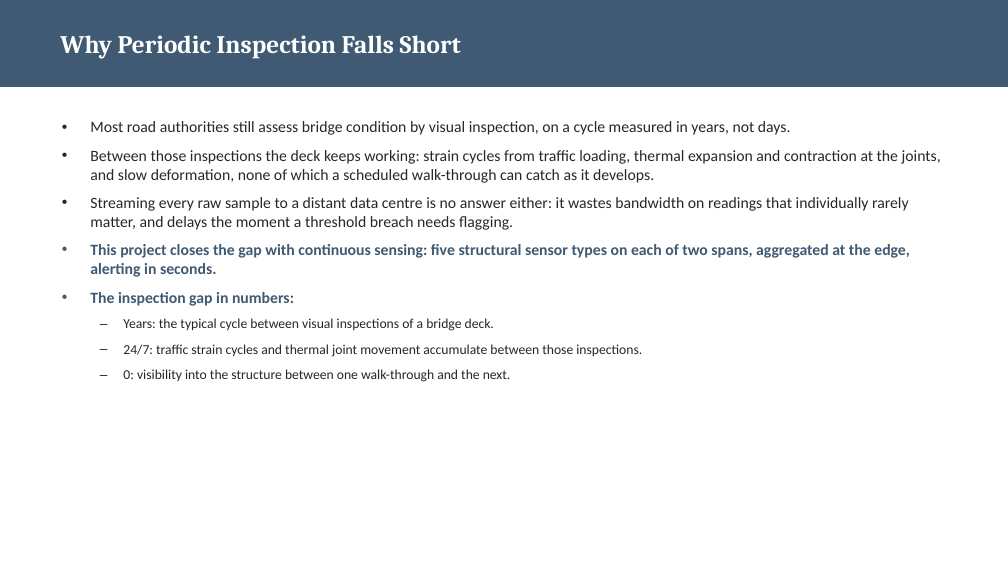
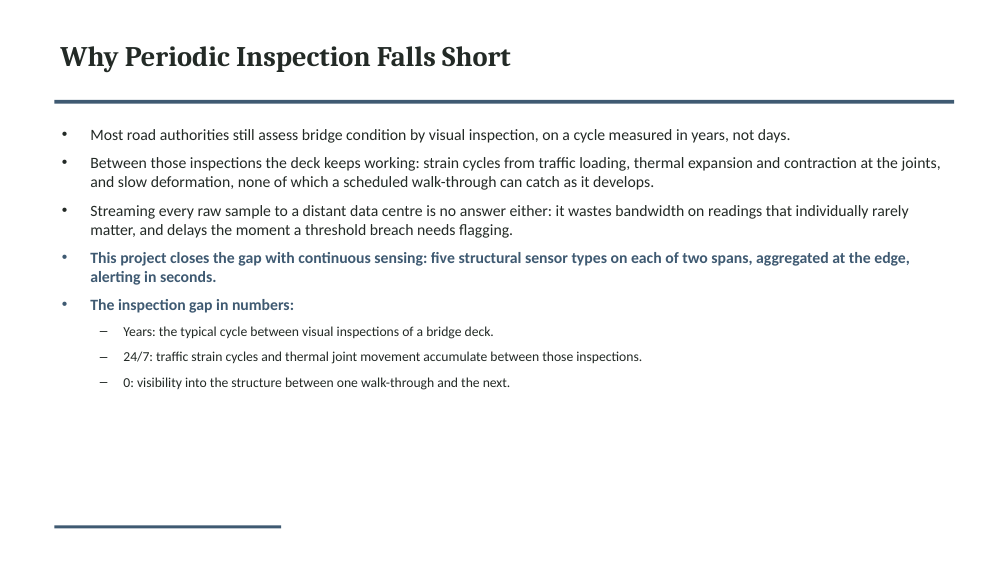
Before and after one commit to valletivarish/FEC_version_2, a slide deck: slide 2 of ppt/X25104047_bridge-structural-health.pptx. Drawn at 1008x567 pixels with LibreOffice and Linux fonts; fonts in the diff are those of the drawing. Boxes give left, top, right and bottom in pixels: in the first picture for what was removed or moved away, otherwise in the second. Text is boxed around its words. In the diff, an @@ line names an element or a change of style, - is before the commit and + after.

Commit message:
Ensure no two decks share a theme: ΔE colour audit across all archetype+cover groups; move bridge->underline, retail/water->plain, industrial->diagonal (dark now marine-only); recolour smart-city/smart-building/parking/transit/elevator/cold-chain/aquaculture to spread the palette. 0 collisions at ΔE<20

```diff
--- a/ppt/X25104047_bridge-structural-health.pptx
+++ b/ppt/X25104047_bridge-structural-health.pptx
@@ title "Why Periodic Inspection Falls Short": place and size @@
-title "Why Periodic Inspection Falls Short" at box(60, 35, 461, 59)
+title "Why Periodic Inspection Falls Short" at box(60, 46, 511, 72)
@@ title "Why Periodic Inspection Falls Short" at box(60, 46, 511, 72): size 24 to 27 pt, text colour #FFFFFF to #232A26; vertical alignment middle to top @@
@@ rectangle: place and size @@
-rectangle at box(0, 0, 1008, 87)
+rectangle at box(54, 100, 954, 104)
@@ text "Most road authorities still assess ...": place and size @@
-text "Most road authorities still assess ..." at box(90, 121, 941, 382)
+text "Most road authorities still assess ..." at box(90, 129, 941, 390)
@@ rectangle added at box(54, 526, 281, 529), fill #3F5A72 @@
```
Also in this commit, not shown: 4 other slides changed, 24 other files.
